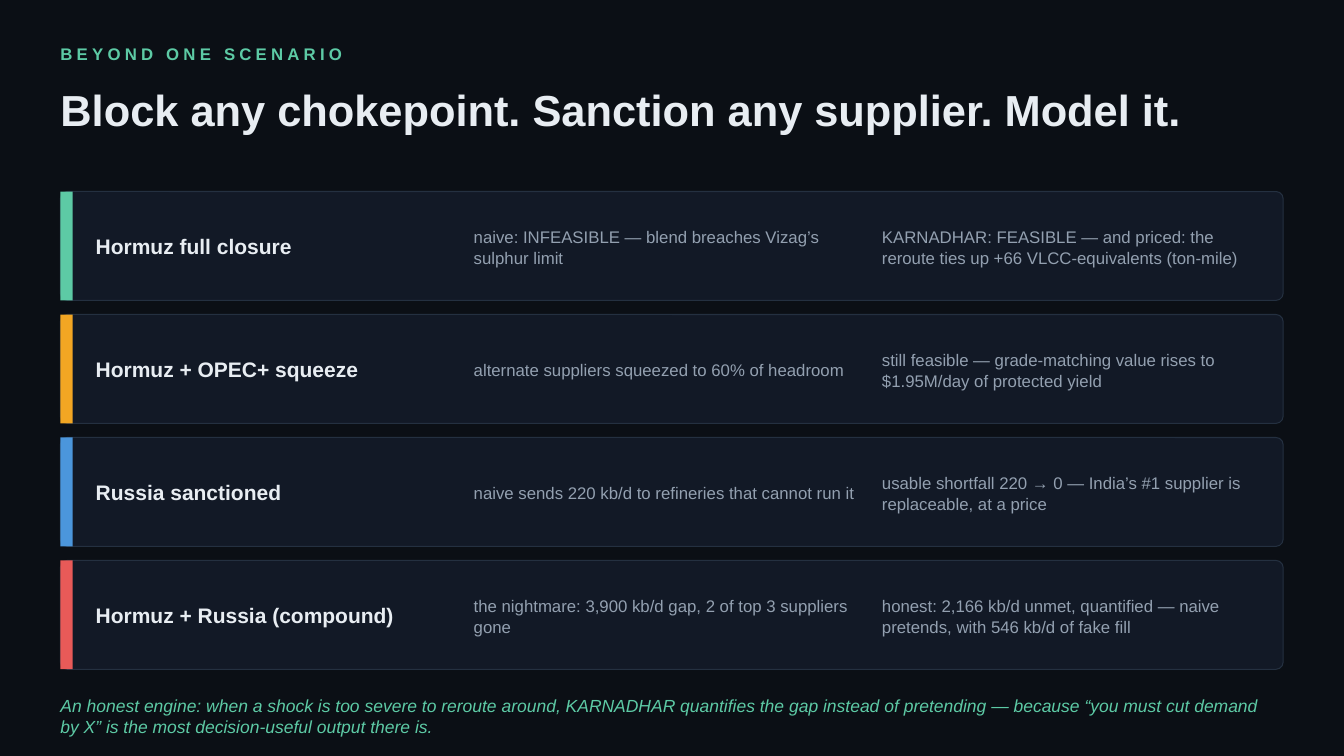
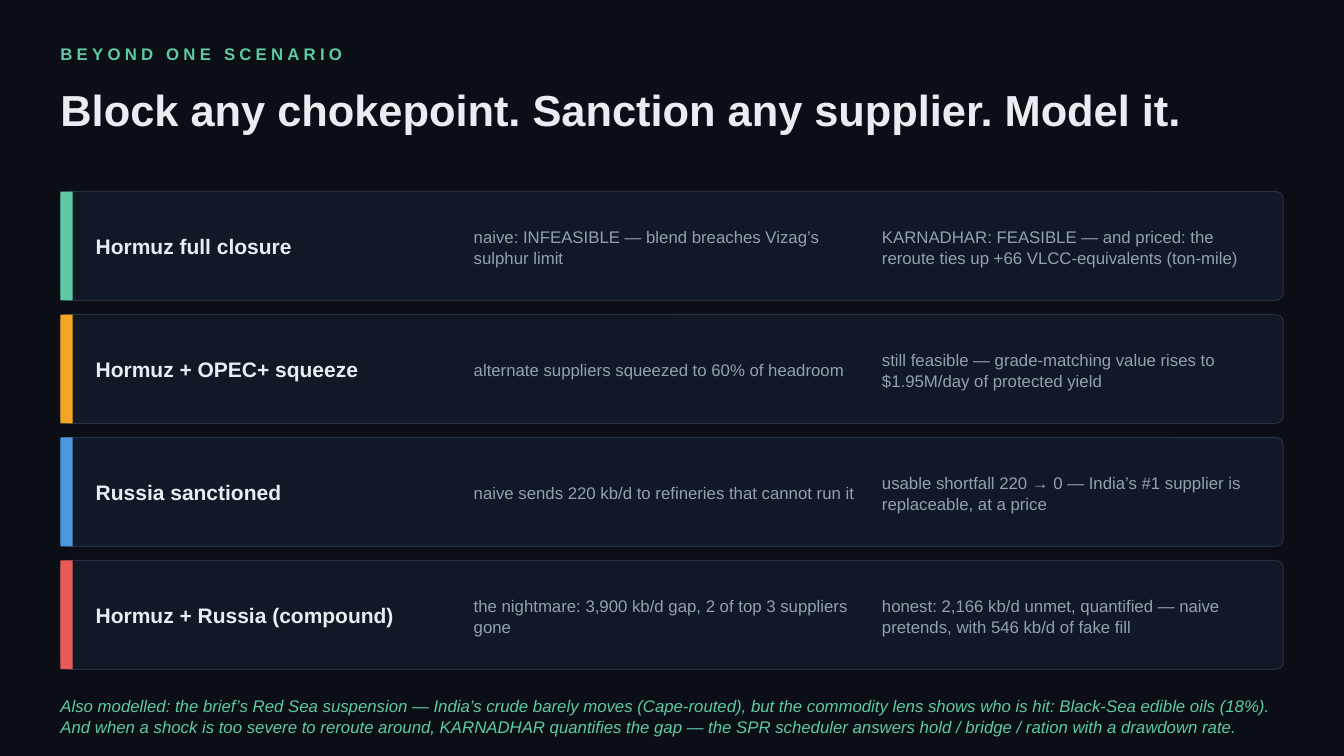
Before and after one commit to PureGenius369/Karnadhar, a slide deck: slide 9 of deliverables/KARNADHAR_Deck.pptx. Drawn at 1344x756 pixels with LibreOffice and Linux fonts; fonts in the diff are those of the drawing. Boxes give left, top, right and bottom in pixels: in the first picture for what was removed or moved away, otherwise in the second. Text is boxed around its words. In the diff, an @@ line names an element or a change of style, - is before the commit and + after.

Commit message:
Brief-coverage build: every listed component now exists in the product
- Red Sea suspension scenario (named in the brief): crude is Cape-insulated
  (54 kb/d gap, Brent flat) while the commodity lens shows edible oils take
  18% via the Suez/Black-Sea artery - commodity-specific arteries, proven
- SPR drawdown scheduler (engine/spr.py, the brief's Strategic Reserve
  Optimisation Agent): hold / bridge / ration verdicts with draw rate,
  depletion % and residual demand-management need
- Executive brief in the war-room (card 5): the pipeline's final product,
  composed engine-side from real numbers; SPR verdict + shadow prices +
  spillover included; template words, key-gated Claude drop-in
- EF-3 made visible: Brent sensitivity band ($150-244 at full closure)
  shown in-product; price-channel scope stated honestly
- Hormuz-bypass pipelines (Petroline + ADCOP) drawn on the globe - the
  cascade's 6.5 Mb/d nuance mapped where it physically exists
- Multi-source cross-check line in the signal card (live AIS tracks count)
- LP plan granularity 0.1 -> 0.01 kb/d: fixes blend distortion at small
  refineries (caught by the new Red Sea regression check)
- README brief-coverage mapping table; .env.example; demo script Red Sea
  beat; deck 50/50 + Red Sea/SPR lines; validation 45 -> 50 checks

```diff
--- a/deliverables/KARNADHAR_Deck.pptx
+++ b/deliverables/KARNADHAR_Deck.pptx
@@ text at (60, 700, 1269, 737): text changed; size 12.5 to 12 pt @@
-An honest engine: when a shock is too severe to reroute around, KARNADHAR quantifies the gap instead of pretending — because “you must cut demand by X” is the most decision-useful output there is.
+Also modelled: the brief’s Red Sea suspension — India’s crude barely moves (Cape-routed), but the commodity lens shows who is hit: Black-Sea edible oils (18%). And when a shock is too severe to reroute around, KARNADHAR quantifies the gap — the SPR scheduler answers hold / bridge / ration with a drawdown rate.
```
Also in this commit, not shown: 2 other slides changed, 17 other files.
